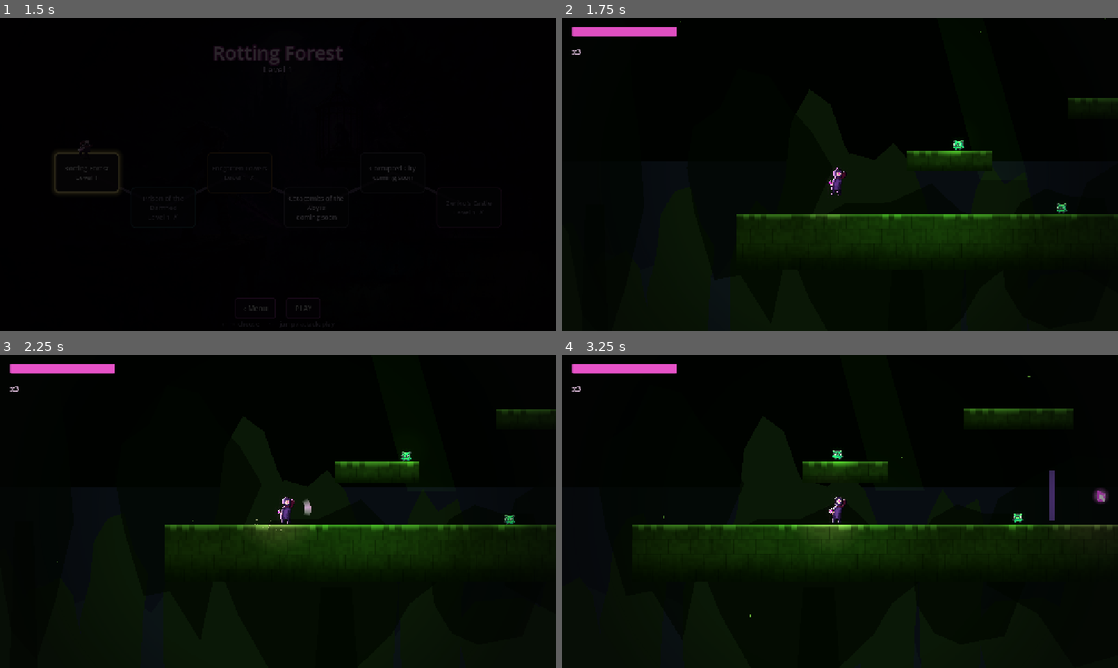
Above: before the commit, frames 1-4 (two rows, left to right).
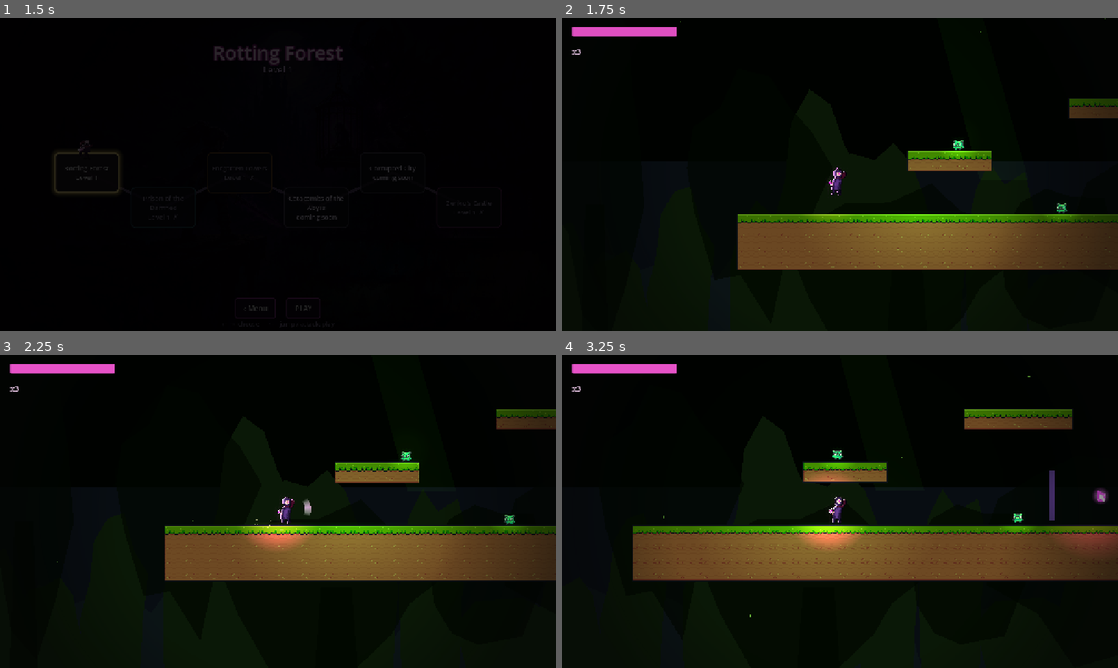
Above: after the commit, the same moments.

Repository: paulogomesextp/koliani
Game: Godot game, scene res://scenes/ui/MenuInicial.tscn
The game is run twice, just before and just after one commit, with the same random seed, the same clock (stepped at 60 frames per second) and the same inputs.
Inputs (mouse positions are in pixels of both pictures, inside the frame that each line leads up to):
- Up to frame 1 (1.5 s): click "NEW GAME" at 0.5 s; click "Rotting Forest Level 1" at 1.25 s
- Up to frame 2 (1.75 s): no input
- Up to frame 3 (2.25 s): tap Enter (ui_accept) at 2 s; move the mouse to (400, 495) at 2.02 s; hold Right (mover_direita) from 2.03 s (still down); hold J (atacar) from 2.03 s (still down); click (400, 495) at 2.17 s
- Up to frame 4 (3.25 s): tap Space (saltar) at 2.27 s; release Right (mover_direita) at 2.75 s; release J (atacar) at 2.75 s; drag from (728, 527) to (873, 511) at 2.77 s

Frame 1 is identical in both runs. In frame 2, 13% of the frame differs, in the area x 31-100%, y 25-81%; in frame 3, 14%; in frame 4, 18%, in the area x 12-100%, y 17-72%.

Commit message:
Tiles pixel-art: plataformas com NinePatchRect de terreno por bioma
- Plataforma passa de ColorRect+shader procedural para NinePatchRect com
  patch 9-slice pixel-art (packs CC0):
  - floresta: relva/terra do Pixel Adventure 1 (Terrain 16x16)
  - torres/prisao/catacumbas/cidade/castelo: pedra/tijolo do Kings and
    Pigs (TileSet 32x32), recolorido por regiao via `modulate`
- O bioma le-se do no raiz de Atmosfera.tscn (agora no grupo "atmosfera"),
  sem tocar cena a cena. API do no intacta (`tamanho`, `altura_visual`,
  posicao, colisao); `cor_base`/`cor_topo` ficam como no-op p/ compat.
- tools/shot_plataforma.gd: helper de screenshot p/ conferir niveis.

Co-Authored-By: Claude Sonnet 5 <noreply@anthropic.com>

Diff:
--- a/scenes/actors/Plataforma.tscn
+++ b/scenes/actors/Plataforma.tscn
@@ -1,19 +1,10 @@
-[gd_scene load_steps=5 format=3 uid="uid://bkolianiplataforma01"]
+[gd_scene load_steps=3 format=3 uid="uid://bkolianiplataforma01"]
 
-; Plataforma reutilizavel com visual procedural. Instanciar e por
-; "tamanho" (+ cor_base/cor_topo do bioma). Ver scripts/plataforma.gd.
+; Plataforma reutilizavel. Instanciar e por "tamanho"; o visual (NinePatchRect
+; com um patch de terreno pixel-art por bioma) e a colisao ajustam-se
+; sozinhos. O bioma le-se do no do grupo "atmosfera". Ver scripts/plataforma.gd.
 
 [ext_resource type="Script" path="res://scripts/plataforma.gd" id="1_pl"]
-[ext_resource type="Shader" path="res://assets/shaders/plataforma.gdshader" id="2_sh"]
-
-[sub_resource type="ShaderMaterial" id="mat_pl"]
-resource_local_to_scene = true
-shader = ExtResource("2_sh")
-shader_parameter/tamanho = Vector2(200, 40)
-shader_parameter/cor_base = Color(0.15, 0.21, 0.11, 1)
-shader_parameter/cor_topo = Color(0.42, 0.62, 0.28, 1)
-shader_parameter/cor_fundo = Color(0.03, 0.045, 0.02, 1)
-shader_parameter/brilho_topo = 0.9
 
 [sub_resource type="RectangleShape2D" id="rs_pl"]
 size = Vector2(200, 40)
@@ -23,8 +14,7 @@
 collision_mask = 0
 script = ExtResource("1_pl")
 
-[node name="Visual" type="ColorRect" parent="."]
-material = SubResource("mat_pl")
+[node name="Visual" type="NinePatchRect" parent="."]
 offset_left = -100.0
 offset_top = -20.0
 offset_right = 100.0
--- a/scenes/fx/Atmosfera.tscn
+++ b/scenes/fx/Atmosfera.tscn
@@ -30,7 +30,7 @@
 shader_parameter/bloom = 0.14
 shader_parameter/bloom_limiar = 0.66
 
-[node name="Atmosfera" type="Node2D"]
+[node name="Atmosfera" type="Node2D" groups=["atmosfera"]]
 script = ExtResource("1_atm")
 
 [node name="Modulacao" type="CanvasModulate" parent="."]
--- a/scripts/plataforma.gd
+++ b/scripts/plataforma.gd
@@ -1,16 +1,37 @@
 @tool
 extends StaticBody2D
-## Plataforma reutilizável com visual procedural (ver
-## assets/shaders/plataforma.gdshader). Define `tamanho` (e as cores do
-## bioma) e o resto -- colisão, ColorRect, parâmetros do shader -- ajusta-se
-## sozinho. `@tool` para dar para ver no editor.
+## Plataforma reutilizavel com terreno pixel-art (packs CC0 -- ver
+## assets/sprites/pixel/CREDITS.md). Define `tamanho` e o resto -- colisao,
+## NinePatchRect, patch do bioma -- ajusta-se sozinho. `@tool` para dar para
+## ver no editor.
+##
+## O bioma nao se poe plataforma a plataforma: le-se do no do grupo
+## "atmosfera" (o raiz de Atmosfera.tscn). Sem esse no, cai em "floresta".
+
+## Patch de relva/terra (Pixel Adventure 1, 16x16) e de pedra/tijolo
+## (Kings and Pigs, 32x32). Sao 9-slices -- o miolo repete-se.
+const TEX_FLORESTA := preload("res://assets/sprites/pixel/tiles/floresta_block.png")
+const TEX_PEDRA := preload("res://assets/sprites/pixel/tiles/pedra_block.png")
+
+## bioma -> [textura, margem_esq, margem_topo, margem_dir, margem_baixo, tom]
+## O `tom` recolore o patch de pedra por regiao (a relva fica como esta).
+const BIOMAS := {
+	"floresta":   [TEX_FLORESTA, 5, 15, 5, 6, Color(1, 1, 1)],
+	"prisao":     [TEX_PEDRA, 11, 11, 11, 11, Color(0.62, 0.8, 0.98)],
+	"torres":     [TEX_PEDRA, 11, 11, 11, 11, Color(1.1, 0.88, 0.6)],
+	"catacumbas": [TEX_PEDRA, 11, 11, 11, 11, Color(0.82, 0.86, 0.66)],
+	"cidade":     [TEX_PEDRA, 11, 11, 11, 11, Color(0.95, 0.66, 0.62)],
+	"castelo":    [TEX_PEDRA, 11, 11, 11, 11, Color(0.95, 0.6, 1.0)],
+}
 
 @export var tamanho := Vector2(200.0, 40.0) : set = _set_tamanho
-## Altura do visual (0 = igual à colisão). Maior => "slab" de chão grosso
-## que desce por baixo da superfície, sem mexer na colisão.
+## Altura do visual (0 = igual a colisao). Maior => "slab" de chao grosso
+## que desce por baixo da superficie, sem mexer na colisao.
 @export var altura_visual := 0.0 : set = _set_altura_visual
-@export var cor_base := Color(0.15, 0.21, 0.11) : set = _set_cor_base
-@export var cor_topo := Color(0.42, 0.62, 0.28) : set = _set_cor_topo
+## Mantidas por compatibilidade com as cenas de nivel antigas -- o visual
+## e agora pixel-art, portanto estas cores sao ignoradas.
+@export var cor_base := Color(0.15, 0.21, 0.11)
+@export var cor_topo := Color(0.42, 0.62, 0.28)
 
 
 func _ready() -> void:
@@ -27,31 +48,36 @@
 	_aplicar()
 
 
-func _set_cor_base(c: Color) -> void:
-	cor_base = c
-	_aplicar()
-
-
-func _set_cor_topo(c: Color) -> void:
-	cor_topo = c
-	_aplicar()
+## Nome do bioma a usar (do no do grupo "atmosfera"), ou "floresta".
+func _nome_bioma() -> String:
+	var atm := get_tree().get_first_node_in_group("atmosfera") if is_inside_tree() else null
+	if atm and "bioma" in atm and BIOMAS.has(atm.bioma):
+		return atm.bioma
+	return "floresta"
 
 
 func _aplicar() -> void:
 	if not is_node_ready():
 		return
-	var vis := get_node_or_null("Visual") as ColorRect
-	if vis:
-		var vis_h := maxf(tamanho.y, altura_visual)
-		vis.size = Vector2(tamanho.x, vis_h)
-		vis.position = -tamanho * 0.5  # topo do visual alinhado com o topo da colisão
-		var m := vis.material as ShaderMaterial
-		if m:
-			m.set_shader_parameter("tamanho", Vector2(tamanho.x, vis_h))
-			m.set_shader_parameter("cor_base", cor_base)
-			m.set_shader_parameter("cor_topo", cor_topo)
+
 	var cs := get_node_or_null("Col") as CollisionShape2D
 	if cs:
 		var r := RectangleShape2D.new()
 		r.size = tamanho
 		cs.shape = r
+
+	var vis := get_node_or_null("Visual") as NinePatchRect
+	if vis == null:
+		return
+	var d: Array = BIOMAS[_nome_bioma()]
+	var vis_h := maxf(tamanho.y, altura_visual)
+	vis.texture = d[0]
+	vis.patch_margin_left = d[1]
+	vis.patch_margin_top = d[2]
+	vis.patch_margin_right = d[3]
+	vis.patch_margin_bottom = d[4]
+	vis.axis_stretch_horizontal = NinePatchRect.AXIS_STRETCH_MODE_TILE_FIT
+	vis.axis_stretch_vertical = NinePatchRect.AXIS_STRETCH_MODE_TILE_FIT
+	vis.modulate = d[5]
+	vis.size = Vector2(tamanho.x, vis_h)
+	vis.position = -tamanho * 0.5  # topo do visual alinhado com o topo da colisao
--- /dev/null
+++ b/tools/shot_plataforma.gd
@@ -0,0 +1,16 @@
+extends SceneTree
+## Smoke-shot: carrega um nivel, espera uns frames e grava um PNG do ecra.
+## Uso: Godot --window ... --script res://tools/shot_plataforma.gd -- <cena> <saida>
+
+func _init() -> void:
+	var args := OS.get_cmdline_user_args()
+	var cena: String = args[0] if args.size() > 0 else "res://scenes/levels/Floresta_Putrefata.tscn"
+	var saida: String = args[1] if args.size() > 1 else "user://shot.png"
+	await process_frame
+	change_scene_to_file(cena)
+	for i in 30:
+		await process_frame
+	var img := get_root().get_texture().get_image()
+	img.save_png(saida)
+	print("shot -> ", saida)
+	quit()
Binary file added: assets/sprites/pixel/tiles/floresta_block.png
Not shown, added: assets/sprites/pixel/tiles/floresta_block.png.import
Binary file added: assets/sprites/pixel/tiles/pedra_block.png
Not shown, added: assets/sprites/pixel/tiles/pedra_block.png.import
Not shown, changed: assets/sprites/pixel/CREDITS.md
